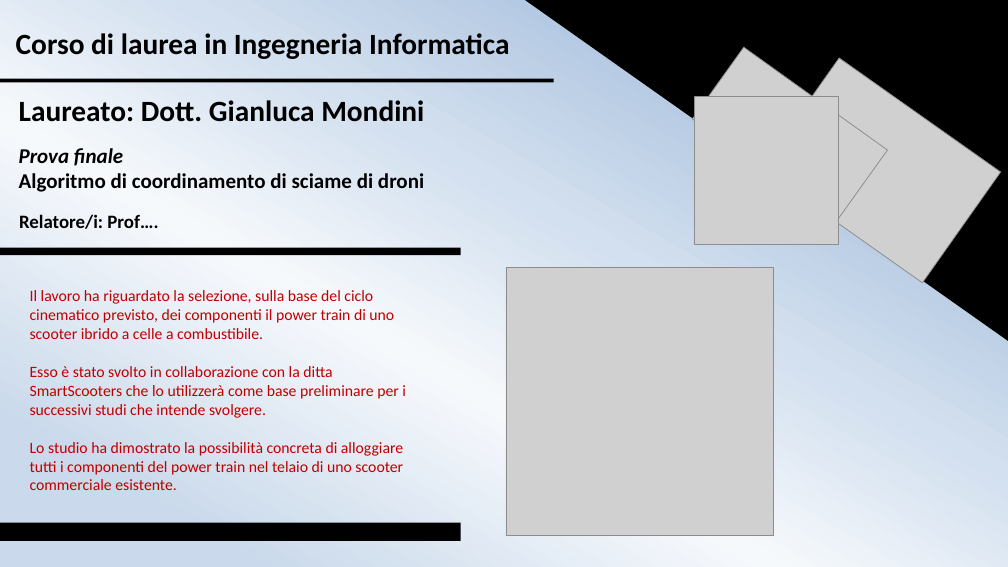
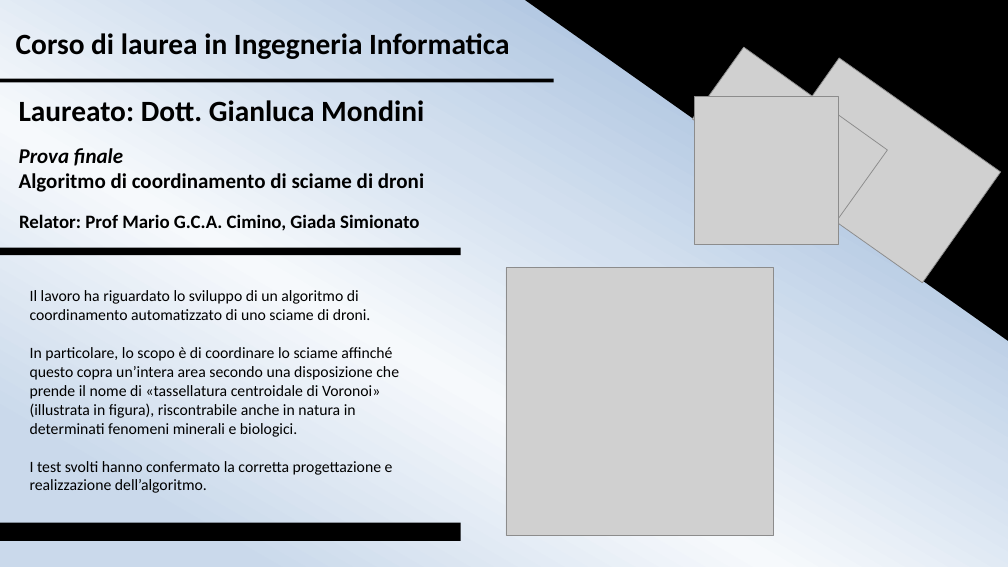
Before and after one commit to zapateo/Tesi-Gianluca-Mondini-UNIPI, a slide deck: slide 1 of Presentazioni/Presentazione cerimonia.pptx. Drawn at 1008x567 pixels with LibreOffice and Linux fonts; fonts in the diff are those of the drawing; grey boxes stand for pictures. Boxes give left, top, right and bottom in pixels: in the first picture for what was removed or moved away, otherwise in the second. Text is boxed around its words. In the diff, an @@ line names an element or a change of style, - is before the commit and + after.

```diff
--- a/Presentazioni/Presentazione cerimonia.pptx
+++ b/Presentazioni/Presentazione cerimonia.pptx
@@ text removed at <box>19,214,158,229</box> @@
-Relatore/i: Prof….
@@ text added at <box>19,214,420,231</box>, 18 pt, text #000000, bold @@
+Relator: Prof Mario G.C.A. Cimino, Giada Simionato
@@ text at <box>30,290,399,493</box>: text changed; text colour #C00000 to #000000 @@
-Il lavoro ha riguardato la selezione, sulla base del ciclo cinematico previsto, dei componenti il power train di uno scooter ibrido a celle a combustibile.
-Esso è stato svolto in collaborazione con la ditta SmartScooters che lo utilizzerà come base preliminare per i successivi studi che intende svolgere.
-Lo studio ha dimostrato la possibilità concreta di alloggiare tutti i componenti del power train nel telaio di uno scooter commerciale esistente.
+Il lavoro ha riguardato lo sviluppo di un algoritmo di coordinamento automatizzato di uno sciame di droni.
+In particolare, lo scopo è di coordinare lo sciame affinché questo copra un’intera area secondo una disposizione che prende il nome di «tassellatura centroidale di Voronoi» (illustrata in figura), riscontrabile anche in natura in determinati fenomeni minerali e biologici.
+I test svolti hanno confermato la corretta progettazione e realizzazione dell’algoritmo.
```
Also in this commit, not shown: 1 slide removed.
